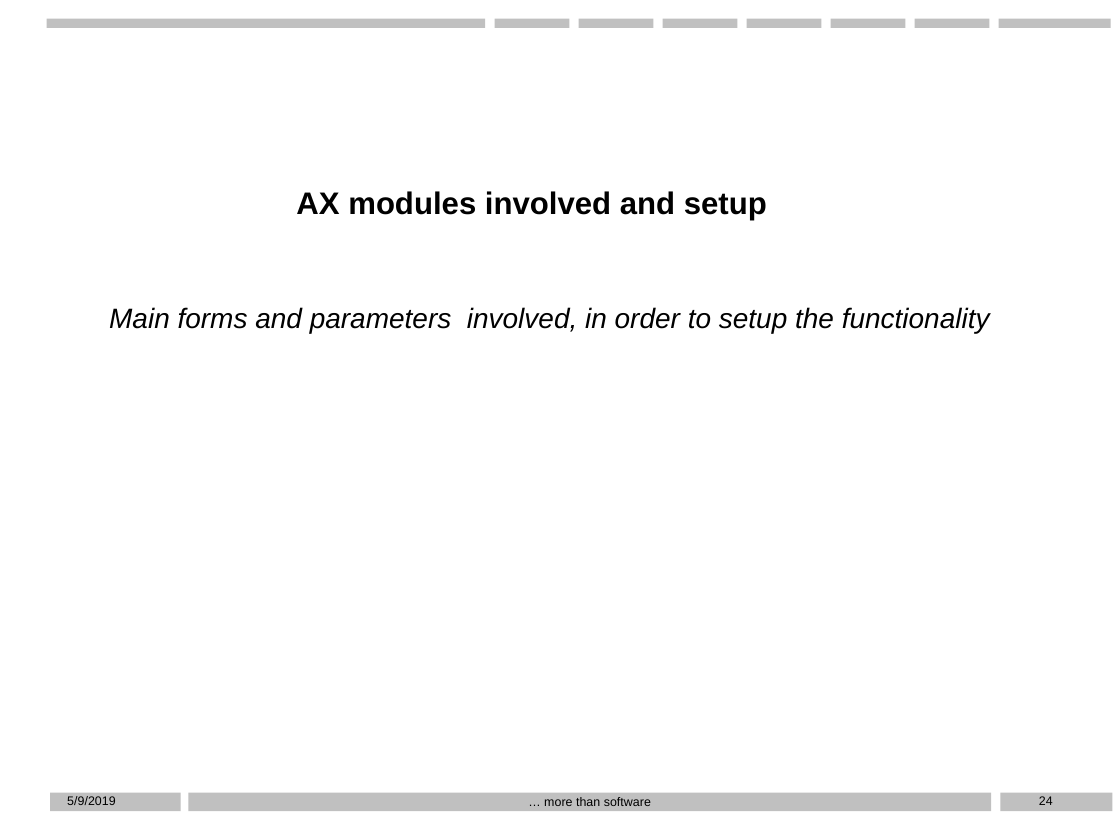
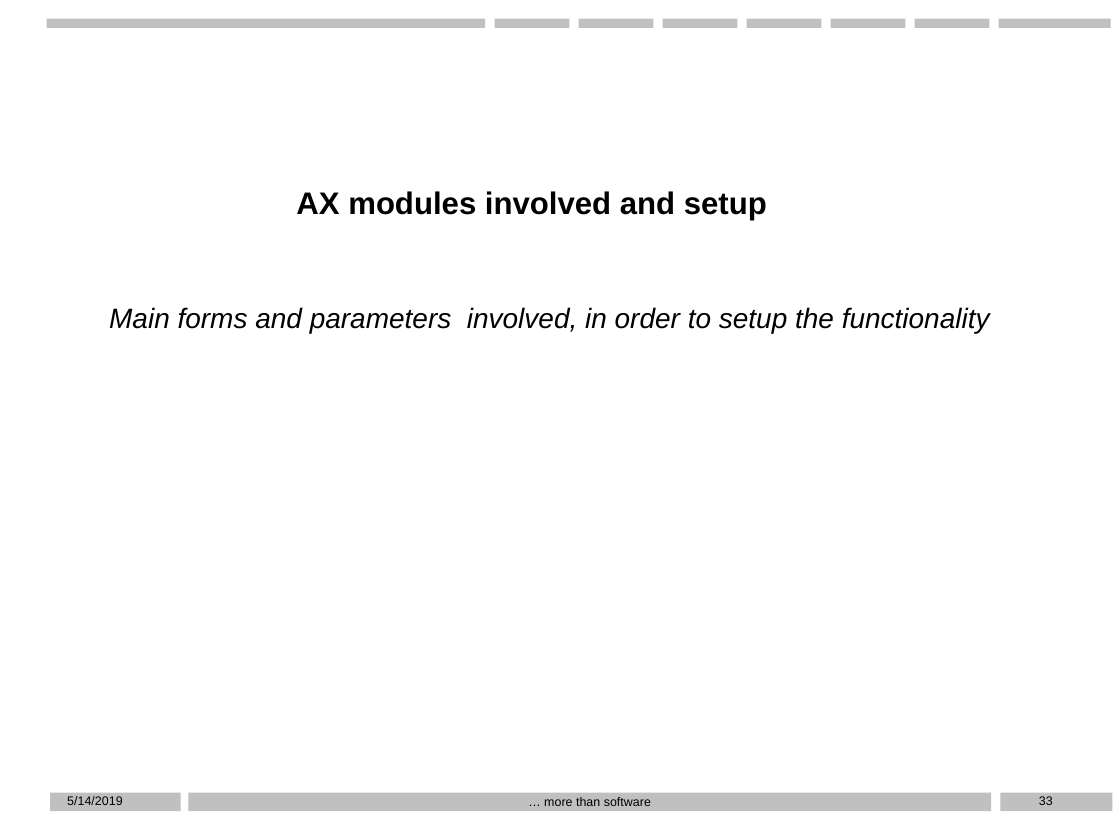
Before and after one commit to D76X/WPPresentation, a slide deck: slide 33 of Presentation.pptx (slide 24 before the commit). Drawn at 1120x840 pixels with LibreOffice and Linux fonts; fonts in the diff are those of the drawing; background and template pictures are left out. Boxes give left, top, right and bottom in pixels: in the first picture for what was removed or moved away, otherwise in the second. Text is boxed around its words. In the diff, an @@ line names an element or a change of style, - is before the commit and + after.

```diff
--- a/Presentation.pptx
+++ b/Presentation.pptx
@@ text at box(67, 796, 122, 805): text changed @@
-5/9/2019
+5/14/2019
@@ page number at box(1039, 796, 1053, 805): text changed @@
-24
+33
```
Also in this commit, not shown: 25 other slides changed, 9 slides added.
